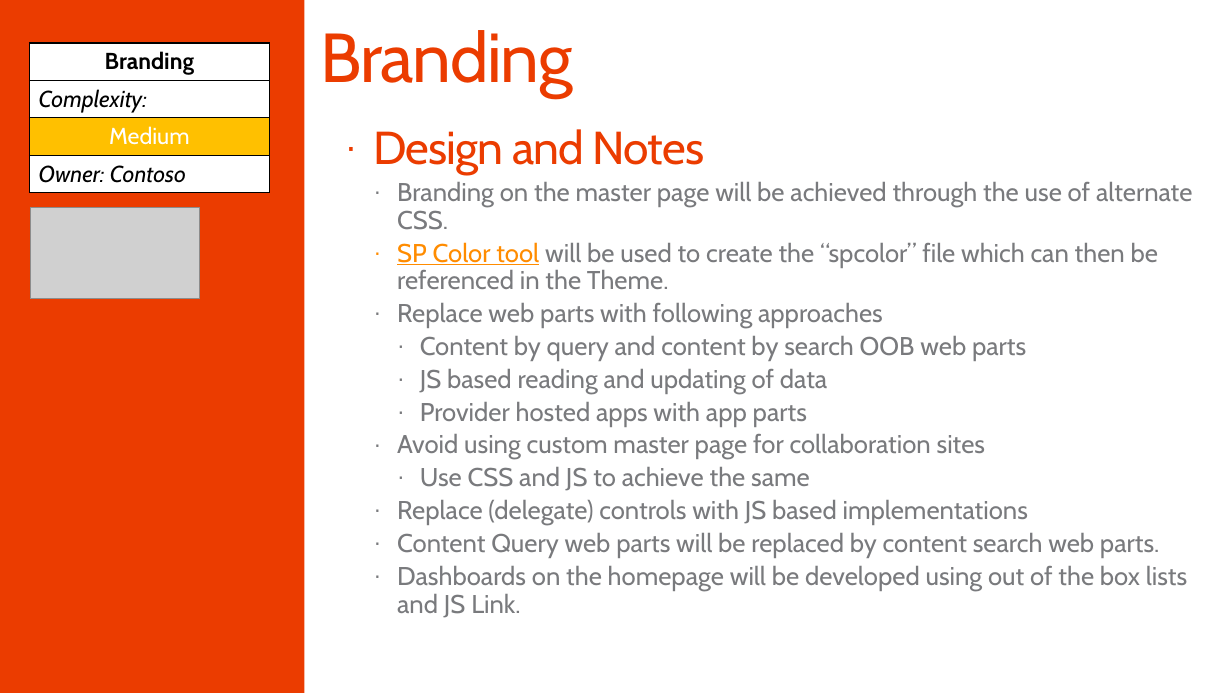
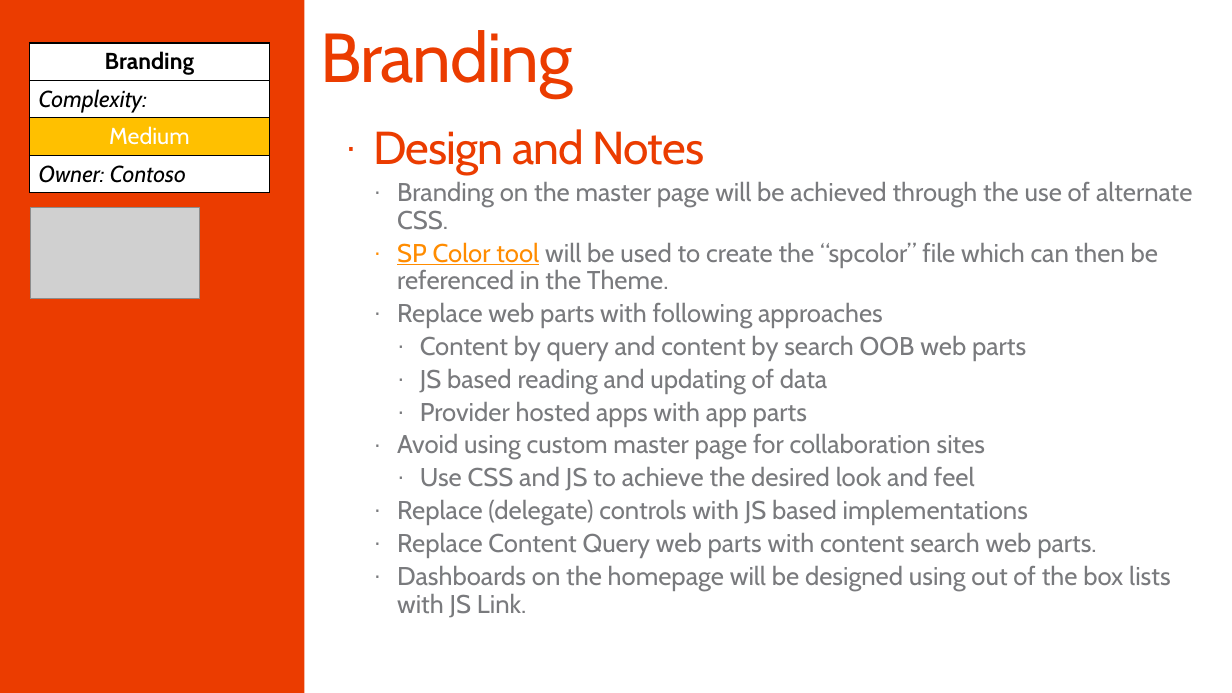
Before and after one commit to SharePoint/PnP-Guidance, a slide deck: slide 12 of PnP Transformation Process/Samples/PnP Transformation - Solution Design Report - Contoso.pptx. Drawn at 1232x693 pixels with LibreOffice and Linux fonts; fonts in the diff are those of the drawing; grey boxes stand for pictures; background and template pictures are left out. Boxes give left, top, right and bottom in pixels: in the first picture for what was removed or moved away, otherwise in the second. Text is boxed around its words. In the diff, an @@ line names an element or a change of style, - is before the commit and + after.

```diff
--- a/PnP Transformation Process/Samples/PnP Transformation - Solution Design Report - Contoso.pptx
+++ b/PnP Transformation Process/Samples/PnP Transformation - Solution Design Report - Contoso.pptx
@@ text at [420, 467, 975, 491]: text changed @@
-    · Use CSS and JS to achieve the same
+    · Use CSS and JS to achieve the desired look and feel
@@ text at [397, 533, 1170, 618]: text changed @@
-  · Content Query web parts will be replaced by content search web parts.
-  · Dashboards on the homepage will be developed using out of the box lists and JS Link.
+  · Replace Content Query web parts with content search web parts.
+  · Dashboards on the homepage will be designed using out of the box lists with JS Link.
```
Also in this commit, not shown: 7 other slides changed, 1 slide added, 3 other files.
